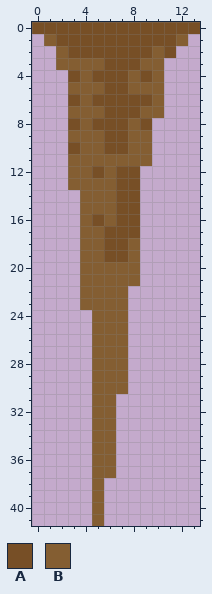
Edited in one commit: pixel-art sprite (Art/Sprites/caves/cave elements/stalactite 4_diffuse.png). The first picture shows the starting point.
The file is 14x42 pixels.
Palette (. is transparent): A #774f26  B #845e32
Once edited:
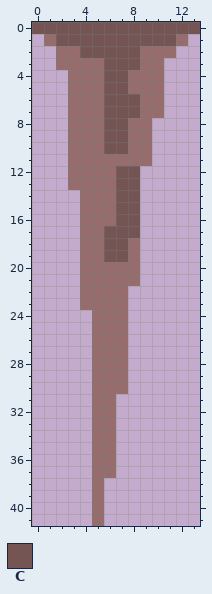
Colours new in this view: C #755454
Difference:
@@ palette @@
-B #845e32
+B #966c6c
@@ x 0..13 @@
- 0 AAAAAAAAAAAAAA
- 1 .BAAAAAAAAAAB.
- 2 ..BAAAAAAABA..
- 3 ..BBBBAAABB...
- 4 ...ABAAABAB...
- 5 ...BBBAABBB...
- 6 ...ABAAAAAB...
- 7 ...BBBAAABB...
- 8 ...ABAAABA....
- 9 ...BBBAABB....
-10 ...ABBAABB....
+ 0 CCCCCCCCCCCCCC
+ 1 .BCCCCCCCCCCB.
+ 2 ..BBCCCCCBBB..
+ 3 ..BBBBCCCBB...
+ 4 ...BBBCCBBB...
+ 5 ...BBBCCBBB...
+ 6 ...BBBCCCBB...
+ 7 ...BBBCCCBB...
+ 8 ...BBBCCBB....
+ 9 ...BBBCCBB....
+10 ...BBBCCBB....
 11 ...BBBBBBB....
-12 ...BBABAA.....
-13 ...BBBBAA.....
-14 ....BBBAA.....
-15 ....BBBAA.....
-16 ....BABAA.....
-17 ....BBAAA.....
-18 ....BBAAB.....
-19 ....BBAAB.....
+12 ...BBBBCC.....
+13 ...BBBBCC.....
+14 ....BBBCC.....
+15 ....BBBCC.....
+16 ....BBBCC.....
+17 ....BBCCC.....
+18 ....BBCCB.....
+19 ....BBCCB.....
 20 ....BBBBB.....
